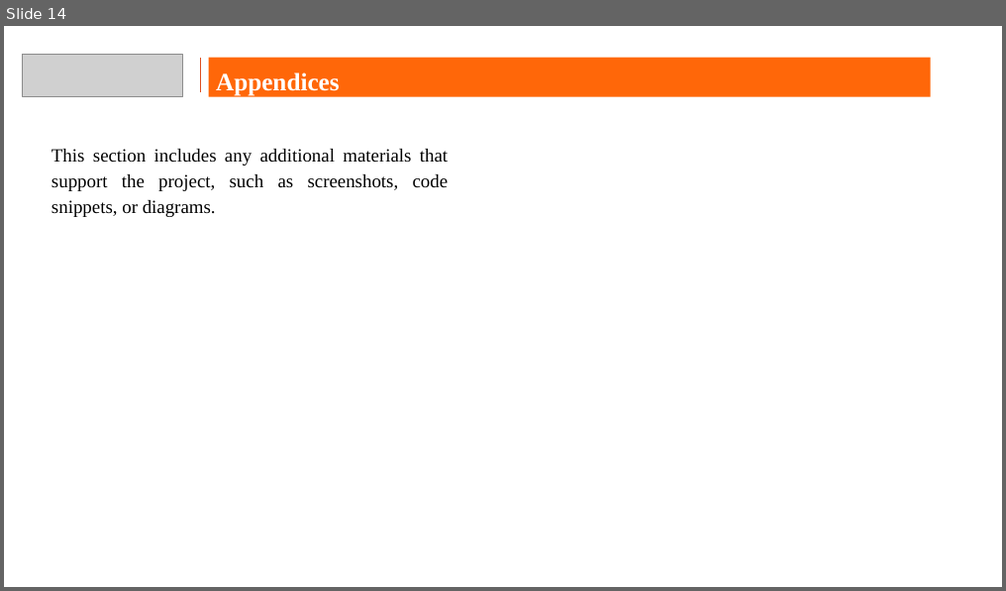
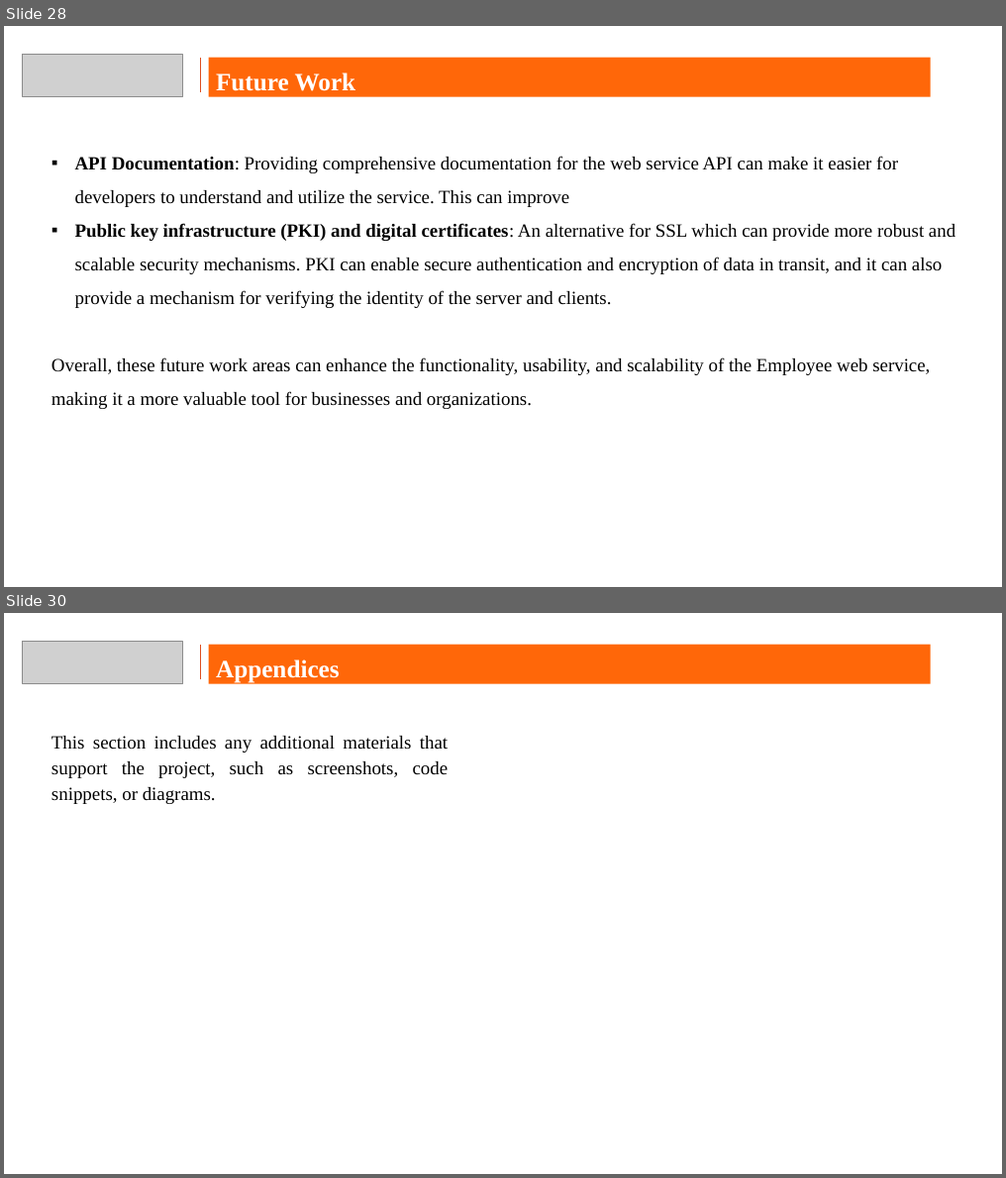
Before and after one commit to bharath210/HDFC_Capstone, a slide deck: Capstone Presentation Format Ver 1.0.pptx. Shown one above the other, each under a label of ours: slide 14 before the commit, slides 28 and 30 after it; the slides between them are not shown. The pictures are 1006x591 and 1006x1178 pixels, drawn with LibreOffice and Linux fonts; fonts in the diff are those of the drawing; grey boxes stand for pictures; background and template pictures are left out. Boxes give left, top, right and bottom in pixels: in the first picture for what was removed or moved away, otherwise in the second. Text is boxed around its words. In the diff, an @@ line names an element or a change of style, - is before the commit and + after.

Commit message:
added screenshots and ppt

```diff
--- a/Capstone Presentation Format Ver 1.0.pptx
+++ b/Capstone Presentation Format Ver 1.0.pptx
@@ slide 28 added at (4,26,1002,587), background picture (left out) @@
@@ picture added at (22,54,183,96) @@
@@ line added from (201, 58) to (201, 92), #DD4F22 1 pt @@
@@ rectangle added at (208,58,930,97), fill #FF6709, 24 pt, text #FFFFFF, bold @@
+Future Work
@@ text added at (52,156,955,409), 18 pt, text #000000 @@
+▪ API Documentation: Providing comprehensive documentation for the web service API can make it easier for developers to understand and utilize the service. This can improve
+▪ Public key infrastructure (PKI) and digital certificates: An alternative for SSL which can provide more robust and scalable security mechanisms. PKI can enable secure authentication and encryption of data in transit, and it can also provide a mechanism for verifying the identity of the server and clients.
+Overall, these future work areas can enhance the functionality, usability, and scalability of the Employee web service, making it a more valuable tool for businesses and organizations.
@@ what was slide 14 is now slide 30 @@
```
Also in this commit, not shown: 8 slides changed, 21 other slides added, 5 slides removed, 40 other files.
